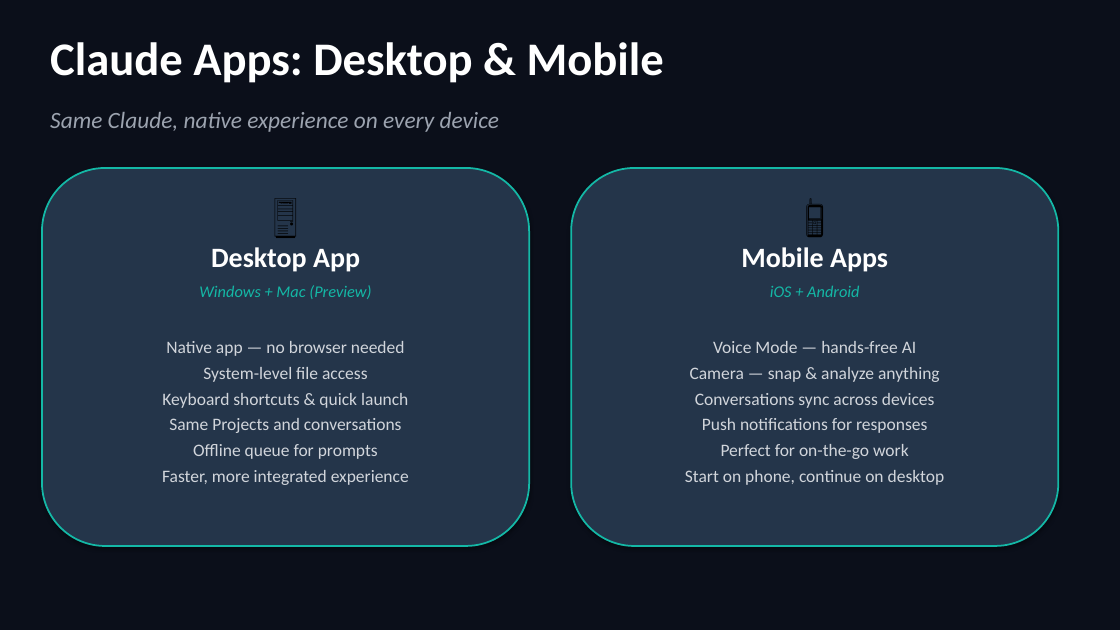
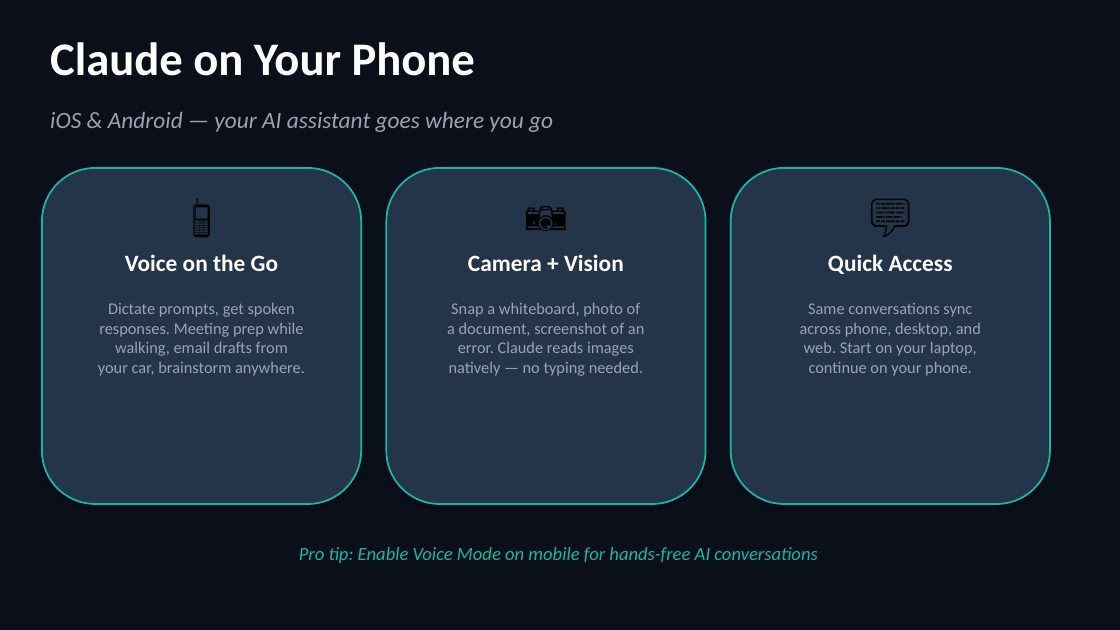
Before and after one commit to scottrhay/AIA-ClaudeCopilot, a slide deck: slide 37 of slides/Day1_Claude_for_Business.pptx. Drawn at 1120x630 pixels with LibreOffice and Linux fonts; fonts in the diff are those of the drawing. Boxes give left, top, right and bottom in pixels: in the first picture for what was removed or moved away, otherwise in the second. Text is boxed around its words. In the diff, an @@ line names an element or a change of style, - is before the commit and + after.

```diff
--- a/slides/Day1_Claude_for_Business.pptx
+++ b/slides/Day1_Claude_for_Business.pptx
@@ text at box(50, 42, 475, 76): text changed @@
-Claude Apps: Desktop & Mobile
+Claude on Your Phone
@@ text added at box(50, 112, 553, 132), 20 pt, text #9CA3AF, italic @@
+iOS & Android — your AI assistant goes where you go
@@ rounded rectangle: place and size @@
-rounded rectangle at box(42, 168, 529, 546)
+rounded rectangle at box(42, 168, 361, 504)
@@ rounded rectangle added at box(386, 168, 706, 504), fill #24354A, outline #14B8A6 1.5 pt @@
@@ rounded rectangle: place and size @@
-rounded rectangle at box(571, 168, 1059, 546)
+rounded rectangle at box(731, 168, 1050, 504)
@@ text at box(59, 185, 344, 244): text changed @@
-🖥️
+📱
@@ text added at box(403, 185, 689, 244), 36 pt, text #000000 @@
+📷
@@ text at box(748, 185, 1033, 244): text changed @@
-📱
+💬
@@ text added at box(125, 254, 278, 271), 20 pt, text #FFFFFF, bold @@
+Voice on the Go
@@ text removed at box(211, 247, 360, 272) @@
-Desktop App
@@ text added at box(468, 254, 624, 271), 20 pt, text #FFFFFF, bold @@
+Camera + Vision
@@ text removed at box(741, 247, 888, 272) @@
-Mobile Apps
@@ text added at box(828, 254, 953, 274), 20 pt, text #FFFFFF, bold @@
+Quick Access
@@ text removed at box(199, 285, 371, 299) @@
-Windows + Mac (Preview)
@@ text removed at box(770, 285, 859, 297) @@
-iOS + Android
@@ text added at box(98, 303, 305, 376), 14 pt, text #9CA3AF @@
+Dictate prompts, get spoken
+responses. Meeting prep while
+walking, email drafts from
+your car, brainstorm anywhere.
@@ text added at box(447, 302, 644, 376), 14 pt, text #9CA3AF @@
+Snap a whiteboard, photo of
+a document, screenshot of an
+error. Claude reads images
+natively — no typing needed.
@@ text at box(800, 303, 981, 376): text changed; size 20 to 14 pt; italic off @@
-Same Claude, native experience on every device
+Same conversations sync
+across phone, desktop, and
+web. Start on your laptop,
+continue on your phone.
@@ text removed at box(162, 341, 409, 485) @@
-Native app — no browser needed
-System-level file access
-Keyboard shortcuts & quick launch
-Same Projects and conversations
-Offline queue for prompts
-Faster, more integrated experience
@@ text removed at box(685, 341, 945, 485) @@
-Voice Mode — hands-free AI
-Camera — snap & analyze anything
-Conversations sync across devices
-Push notifications for responses
-Perfect for on-the-go work
-Start on phone, continue on desktop
@@ text added at box(299, 547, 817, 563), 16 pt, text #14B8A6, italic @@
+Pro tip: Enable Voice Mode on mobile for hands-free AI conversations
```
Also in this commit, not shown: 1 slide added.
